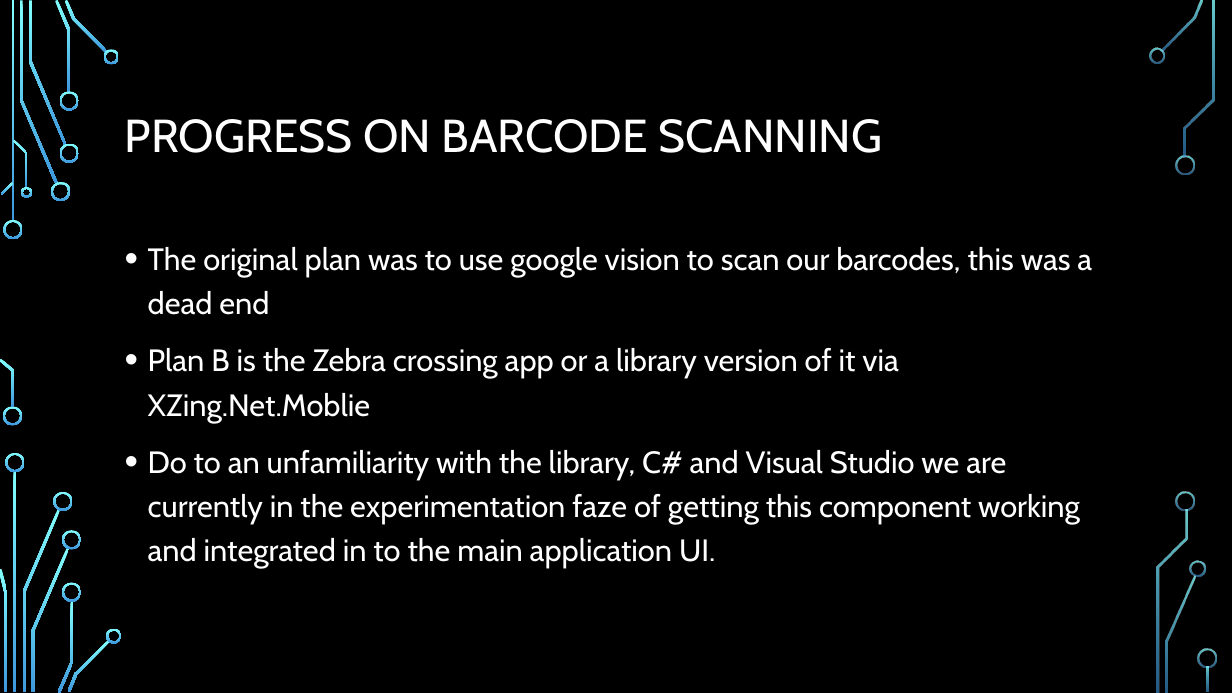
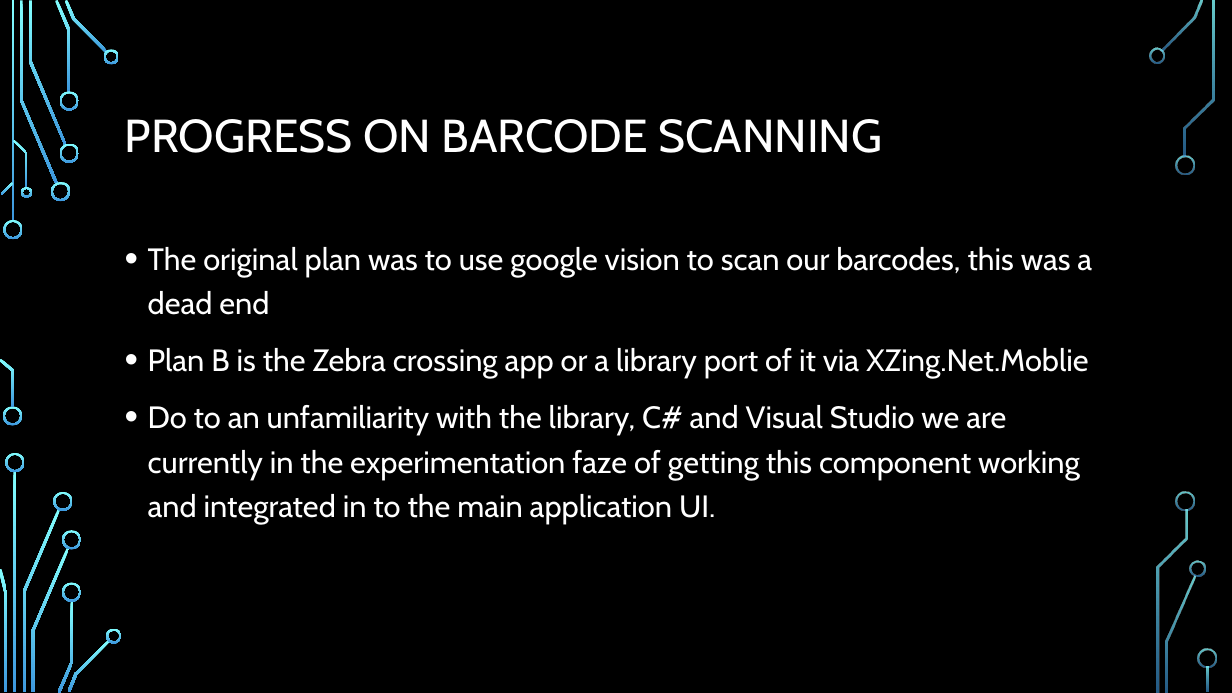
Before and after one commit to frozenNodak/InventoryManagement491, a slide deck: slide 6 of Inventory Management System demo draft.pptx (slide 5 before the commit). Drawn at 1232x693 pixels with LibreOffice and Linux fonts; fonts in the diff are those of the drawing; background and template pictures are left out. Boxes give left, top, right and bottom in pixels: in the first picture for what was removed or moved away, otherwise in the second. Text is boxed around its words. In the diff, an @@ line names an element or a change of style, - is before the commit and + after.

```diff
--- a/Inventory Management System demo draft.pptx
+++ b/Inventory Management System demo draft.pptx
@@ text at <box>148,348,1088,378</box>: text changed @@
-• Plan B is the Zebra crossing app or a library version of it via XZing.Net.Moblie
+• Plan B is the Zebra crossing app or a library port of it via XZing.Net.Moblie
```
Also in this commit, not shown: 6 other slides changed, 1 slide added.
